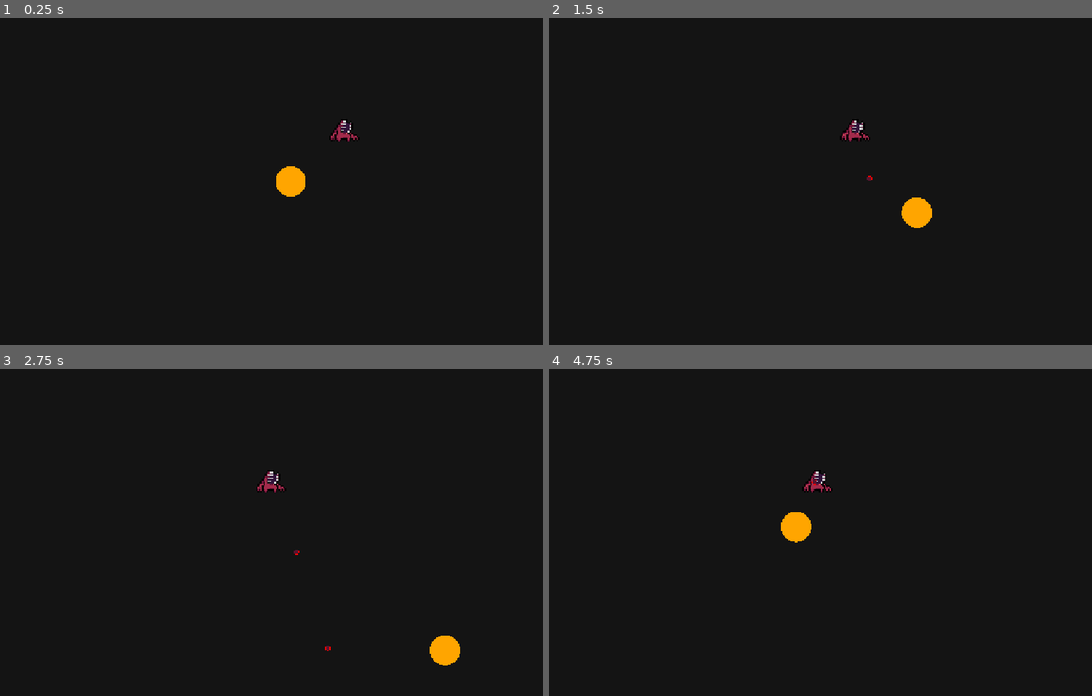
Above: before the commit, frames 1-4 (two rows, left to right).
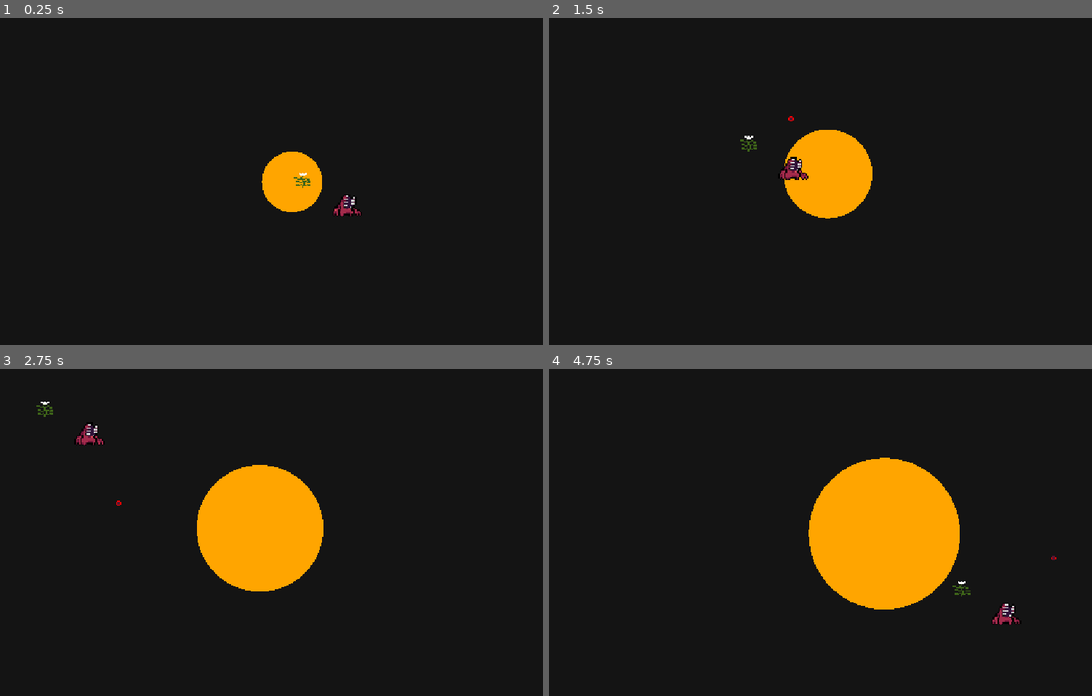
Above: after the commit, the same moments.

Repository: julianrugo22/jamprom
Game: Godot game, scene res://scenes/main.tscn
The game is run twice, just before and just after one commit, with the same random seed, the same clock (stepped at 60 frames per second) and the same inputs. The engine's default icon, where the game draws it, is replaced by a stand-in: a white triangle on a blue panel in a dark square.
Inputs (mouse positions are in pixels of both pictures, inside the frame that each line leads up to):
- Up to frame 1 (0.25 s): no input
- Up to frame 2 (1.5 s): tap Enter at 0.5 s; move the mouse to (967, 165) at 0.52 s; hold Right (ui_right) 0.53-1.28 s; click (967, 165) at 0.67 s; move the mouse to (722, 197) at 1.27 s; hold Down (ui_down) from 1.28 s (still down)
- Up to frame 3 (2.75 s): move the mouse to (347, 460) at 2.02 s; release Down (ui_down) at 2.03 s; hold Right (ui_right) from 2.03 s (still down)
- Up to frame 4 (4.75 s): move the mouse to (809, 597) at 2.77 s; release Right (ui_right) at 2.78 s; hold Up (ui_up) 2.78-3.53 s; click (809, 597) at 2.92 s; move the mouse to (1015, 581) at 3.52 s; hold Left (ui_left) from 3.53 s (still down); move the mouse to (663, 483) at 4.27 s

The runs differ from the first frame. In frame 1, 1.6% of the frame differs, in the area x 48-67%, y 31-61%; in frame 2, 4.0%; in frame 3, 7.7%; in frame 4, 11%, in the area x 42-94%, y 27-79%.

Commit message:
Jameamos
movimiento camara y radio luz

Diff:
--- /dev/null
+++ b/assets/sauce.tscn
@@ -0,0 +1,3 @@
+[gd_scene format=3 uid="uid://hnyf0miud0r4"]
+
+[node name="Sauce" type="Node2D" unique_id=2119720097]
--- a/data/parameters.gd
+++ b/data/parameters.gd
@@ -1,8 +1,9 @@
 extends Node
 
-var MIN_RADIUS: float = 30
-var MAX_RADIUS: float = 30
-var MAX_MOMENTUM: float = 1000000000000000
-var STARTING_MOMENTUM: float = 300
-var ACCELERATION: float = 10
-var DECCELERATION: float = 0
+var MAX_RADIUS: float = 500
+var MAX_MOMENTUM: float = 500
+var STARTING_MOMENTUM: float = 200
+var ACCELERATION: float = 100
+var DECCELERATION: float = 500
+var TRACKING_MOMENTUM: float = 220
+var MOMENTUM_RADIUS_CONVERSION: float = 0.3
--- a/project.godot
+++ b/project.godot
@@ -24,6 +24,29 @@
 window/stretch/mode="canvas_items"
 window/stretch/aspect="expand"
 
+[input]
+
+move_up={
+"deadzone": 0.2,
+"events": [Object(InputEventKey,"resource_local_to_scene":false,"resource_name":"","device":-1,"window_id":0,"alt_pressed":false,"shift_pressed":false,"ctrl_pressed":false,"meta_pressed":false,"pressed":false,"keycode":0,"physical_keycode":4194320,"key_label":0,"unicode":0,"location":0,"echo":false,"script":null)
+]
+}
+move_down={
+"deadzone": 0.2,
+"events": [Object(InputEventKey,"resource_local_to_scene":false,"resource_name":"","device":-1,"window_id":0,"alt_pressed":false,"shift_pressed":false,"ctrl_pressed":false,"meta_pressed":false,"pressed":false,"keycode":0,"physical_keycode":4194322,"key_label":0,"unicode":0,"location":0,"echo":false,"script":null)
+]
+}
+move_left={
+"deadzone": 0.2,
+"events": [Object(InputEventKey,"resource_local_to_scene":false,"resource_name":"","device":-1,"window_id":0,"alt_pressed":false,"shift_pressed":false,"ctrl_pressed":false,"meta_pressed":false,"pressed":false,"keycode":0,"physical_keycode":4194319,"key_label":0,"unicode":0,"location":0,"echo":false,"script":null)
+]
+}
+move_right={
+"deadzone": 0.2,
+"events": [Object(InputEventKey,"resource_local_to_scene":false,"resource_name":"","device":-1,"window_id":0,"alt_pressed":false,"shift_pressed":false,"ctrl_pressed":false,"meta_pressed":false,"pressed":false,"keycode":0,"physical_keycode":4194321,"key_label":0,"unicode":0,"location":0,"echo":false,"script":null)
+]
+}
+
 [layer_names]
 
 2d_physics/layer_1="player"
--- a/scenes/camera.gd
+++ b/scenes/camera.gd
@@ -1,5 +1,8 @@
 extends Camera2D
 
+@onready var timer = get_children()[0]
+
+var _deviation = Vector2(0,0)
 
 # Called when the node enters the scene tree for the first time.
 func _ready() -> void:
@@ -7,6 +10,12 @@
 
 
 # Called every frame. 'delta' is the elapsed time since the previous frame.
-func _process(delta: float) -> void:
-	if Input.is_action_pressed("ui_right"):
-		position += Vector2(100,0) * delta
+func _physics_process(delta: float) -> void:
+	position = _deviation
+	_deviation = Vector2(0,0)
+
+func _on_hero_request_tracking() -> void:
+	_deviation = get_parent().velocity * 1/2
+
+func _on_timer_timeout() -> void:
+	print("a")
--- a/scenes/enemy_manager.gd
+++ b/scenes/enemy_manager.gd
@@ -8,7 +8,7 @@
 	var new_monster = monster.instantiate()
 	new_monster.fired.connect(_on_monster_fired)
 
-	new_monster.position = Vector2(100, -100)
+	new_monster.position = Vector2(100, 50)
 	add_child(new_monster)
 
 
--- /dev/null
+++ b/scenes/flor_ejemplo.gd
@@ -0,0 +1 @@
+extends Sprite2D
--- a/scenes/hero.gd
+++ b/scenes/hero.gd
@@ -1,6 +1,7 @@
 extends CharacterBody2D
 
 @export var animation: Node
+signal request_tracking
 
 var _momentum: float = 0
 
@@ -26,6 +27,8 @@
 		_momentum -= Param.DECCELERATION * delta
 	elif velocity.dot(_direction) >= 0:
 		_momentum += Param.ACCELERATION * delta
+		if _momentum > Param.TRACKING_MOMENTUM:
+			request_tracking.emit()
 
 		if _momentum < Param.STARTING_MOMENTUM:
 			_momentum = Param.STARTING_MOMENTUM
@@ -38,10 +41,10 @@
 
 # Graficos
 
-var _radius = Param.MIN_RADIUS
+var _radius =  Param.STARTING_MOMENTUM * Param.MOMENTUM_RADIUS_CONVERSION
 
 func _process(delta: float) -> void:
-	_radius = clamp(_momentum, Param.MIN_RADIUS, Param.MAX_RADIUS)
+	_radius = clamp(_momentum * Param.MOMENTUM_RADIUS_CONVERSION, Param.STARTING_MOMENTUM * Param.MOMENTUM_RADIUS_CONVERSION, Param.MAX_RADIUS)
 
 	animation.play("run")
 
--- a/scenes/hero.tscn
+++ b/scenes/hero.tscn
@@ -107,7 +107,7 @@
 frame_progress = 0.70368844
 
 [node name="CollisionShape2D" type="CollisionShape2D" parent="." unique_id=970918775]
-position = Vector2(-0.5, 0)
+position = Vector2(0, 1)
 shape = SubResource("RectangleShape2D_rptwj")
 
 [node name="Polygon2D" type="Polygon2D" parent="." unique_id=734745693]
--- a/scenes/main.tscn
+++ b/scenes/main.tscn
@@ -2,13 +2,19 @@
 
 [ext_resource type="PackedScene" uid="uid://duhtoy5osi654" path="res://scenes/hero.tscn" id="1_o5qli"]
 [ext_resource type="PackedScene" uid="uid://be6ptxb7tals6" path="res://scenes/camera.tscn" id="1_sugp2"]
+[ext_resource type="Texture2D" uid="uid://dnehg1bgxfcjy" path="res://assets/flor_ejemplo.png" id="2_jyhfs"]
 [ext_resource type="PackedScene" uid="uid://7wabknm65rxf" path="res://scenes/enemy_manager.tscn" id="3_jyhfs"]
+[ext_resource type="Script" uid="uid://0g7esoolanh7" path="res://scenes/flor_ejemplo.gd" id="3_tbgi4"]
 
 [sub_resource type="GDScript" id="GDScript_sugp2"]
 script/source = "extends Node
 
 func _on_monster_fired(bullet: Variant) -> void:
 	add_child(bullet)"
+
+[sub_resource type="CapsuleShape2D" id="CapsuleShape2D_5o8sy"]
+radius = 17.0
+height = 34.0
 
 [node name="Root" type="Node2D" unique_id=1971893189]
 
@@ -17,7 +23,34 @@
 script = SubResource("GDScript_sugp2")
 
 [node name="Hero" parent="World" unique_id=280822861 instance=ExtResource("1_o5qli")]
+position = Vector2(1, 1)
+
+[node name="Camera" parent="World/Hero" unique_id=694021235 instance=ExtResource("1_sugp2")]
+position = Vector2(-6, -2)
+process_callback = 0
+position_smoothing_enabled = true
+position_smoothing_speed = 3.0
+
+[node name="Timer" type="Timer" parent="World/Hero/Camera" unique_id=84099303]
+
+[node name="FlorEjemplo" type="Sprite2D" parent="World" unique_id=49240851]
+position = Vector2(22.999985, -2.0000076)
+scale = Vector2(3.0625, 1.9375)
+texture = ExtResource("2_jyhfs")
+script = ExtResource("3_tbgi4")
+
+[node name="StaticBody2D" type="StaticBody2D" parent="World/FlorEjemplo" unique_id=1110265046]
+position = Vector2(-6.2040815, -4.6451616)
+scale = Vector2(0.3265306, 0.516129)
+collision_layer = 4
+
+[node name="CollisionShape2D" type="CollisionShape2D" parent="World/FlorEjemplo/StaticBody2D" unique_id=1578185834]
+visible = false
+position = Vector2(16.5, 8.5)
+shape = SubResource("CapsuleShape2D_5o8sy")
 
 [node name="Enemy_manager" parent="." unique_id=2003751319 instance=ExtResource("3_jyhfs")]
+position = Vector2(4, -1)
 
-[node name="Camera" parent="." unique_id=694021235 instance=ExtResource("1_sugp2")]
+[connection signal="request_tracking" from="World/Hero" to="World/Hero/Camera" method="_on_hero_request_tracking"]
+[connection signal="timeout" from="World/Hero/Camera/Timer" to="World/Hero/Camera" method="_on_timer_timeout"]
--- a/scenes/monster.tscn
+++ b/scenes/monster.tscn
@@ -26,6 +26,7 @@
 
 [node name="Monster" type="CharacterBody2D" unique_id=1455289324]
 scale = Vector2(3, 3)
+collision_layer = 16
 script = ExtResource("1_1cbnp")
 
 [node name="AnimatedSprite2D" type="AnimatedSprite2D" parent="." unique_id=1699861462]
Not shown, added: assets/flor_ejemplo.png.import
Not shown, added: assets/sauce_lloron.png.import
Not shown, added: refe.png.import
Not shown, added: scenes/flor_ejemplo.gd.uid
